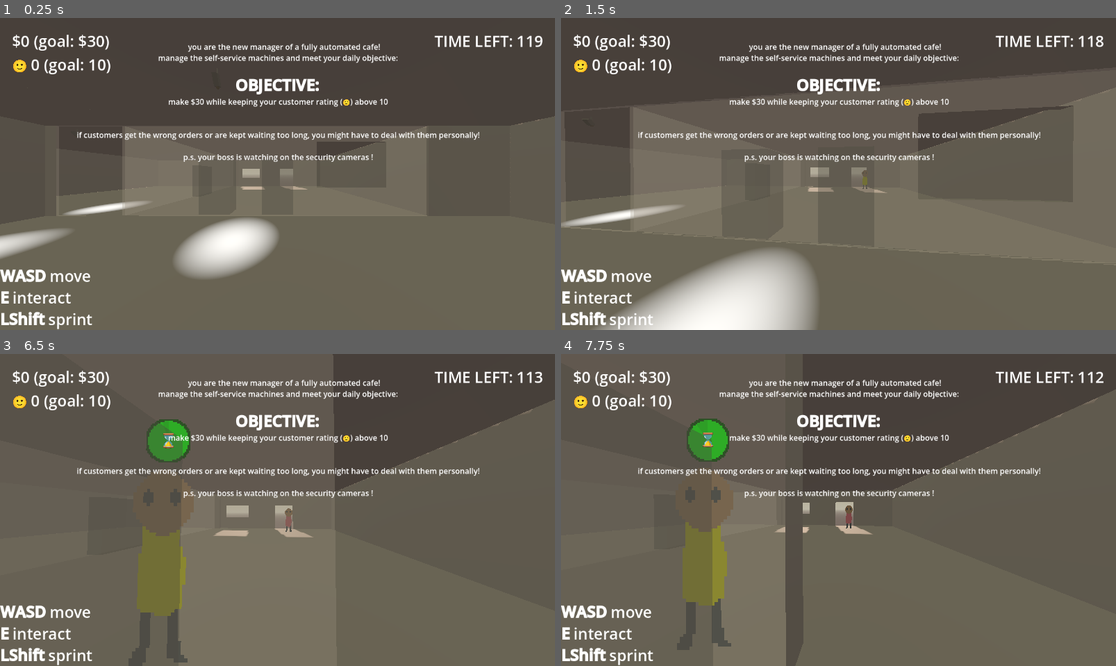
Above: before the commit, frames 1-4 (two rows, left to right).
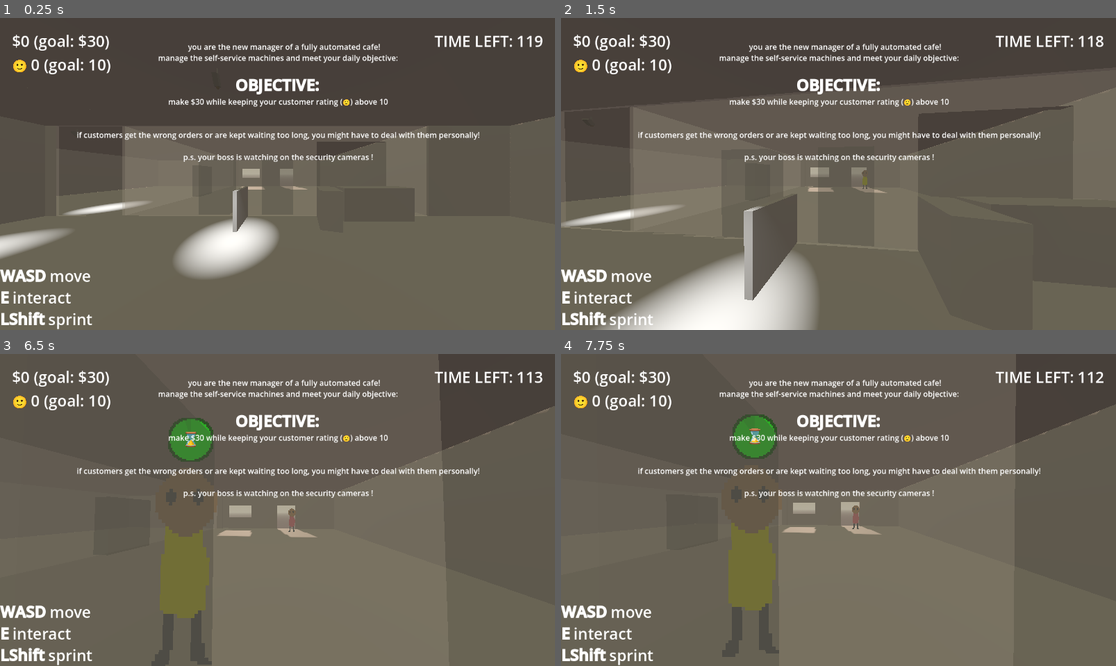
Above: after the commit, the same moments.

Repository: Sunday-Studio-Team/cafe
Game: Godot game, scene res://main.tscn
Same seed, same stepped clock (60 frames per second), same inputs: the game is played once before the commit and once after it.
Inputs (mouse positions are in pixels of both pictures, inside the frame that each line leads up to):
- Up to frame 1 (0.25 s): no input
- Up to frame 2 (1.5 s): move the mouse to (866, 174) at 0.52 s; hold E (interact) 0.53-1.28 s; hold W (move_forward) from 0.53 s (still down); move the mouse to (810, 174) at 1.27 s; tap Shift (sprint) at 1.35 s
- Up to frame 3 (6.5 s): move the mouse to (288, 503) at 2.02 s; tap I at 2.1, 4.35 s; move the mouse to (271, 516) at 2.77 s; tap E (interact) at 2.85 s; move the mouse to (316, 513) at 3.52 s; hold Shift (sprint) 3.53-4.28 s; move the mouse to (233, 506) at 4.27 s; tap Enter at 5 s; move the mouse to (283, 510) at 5.02 s; hold E (interact) 5.03-5.78 s; move the mouse to (255, 503) at 5.77 s; release W (move_forward) at 5.78 s; hold D (move_right) from 5.78 s (still down); tap Shift (sprint) at 5.85 s
- Up to frame 4 (7.75 s): move the mouse to (866, 510) at 6.52 s; release D (move_right) at 6.53 s; hold W (move_forward) from 6.53 s (still down); tap I at 6.6 s; move the mouse to (810, 510) at 7.27 s; tap E (interact) at 7.35 s

The runs differ from the first frame. In frame 1, 1.3% of the frame differs, in the area x 41-75%, y 53-69%; in frame 2, 5.3%; in frame 3, 12%; in frame 4, 23%, in the area x 21-100%, y 0-100%.

Commit message:
add some more geometry

Diff:
--- a/godot/main.tscn
+++ b/godot/main.tscn
@@ -134,6 +134,21 @@
 transform = Transform3D(-4.371139e-08, 0, -1, 0, 1, 0, 1, 0, -4.371139e-08, -7.491553, 0.99999994, -1.5561385)
 operation = 2
 size = Vector3(1.5, 2, 0.1)
+
+[node name="LowWall" type="CSGBox3D" parent="Building/BackRoom" unique_id=2081912894]
+transform = Transform3D(-4.371139e-08, 0, 1, 0, 1, 0, -1, 0, -4.371139e-08, -1, 0.5, -4)
+size = Vector3(1, 1, 0.1)
+
+[node name="FrontDesk" type="CSGCombiner3D" parent="Building/BackRoom" unique_id=2009448595]
+transform = Transform3D(1, 0, 0, 0, 1, 0, 0, 0, 1, 0, 0, -0.19999981)
+
+[node name="CSGBox3D" type="CSGBox3D" parent="Building/BackRoom/FrontDesk" unique_id=114203699]
+transform = Transform3D(0.96592593, 0, -0.25881907, 0, 1, 0, 0.25881907, 0, 0.96592593, 1.4000001, 0.5, -3.7999997)
+size = Vector3(0.5, 1, 1)
+
+[node name="CSGBox3D2" type="CSGBox3D" parent="Building/BackRoom/FrontDesk" unique_id=1990268840]
+transform = Transform3D(2.9802322e-08, 0, -1, 0, 1, 0, 1, 0, 2.9802322e-08, 2.9, 0.5, -4.1)
+size = Vector3(0.5, 1, 2)
 
 [node name="BackRoom2" type="CSGCombiner3D" parent="Building" unique_id=2023654472]
 transform = Transform3D(-4.371139e-08, 0, -1, 0, 1, 0, 1, 0, -4.371139e-08, -9, 0, 3.0499997)
